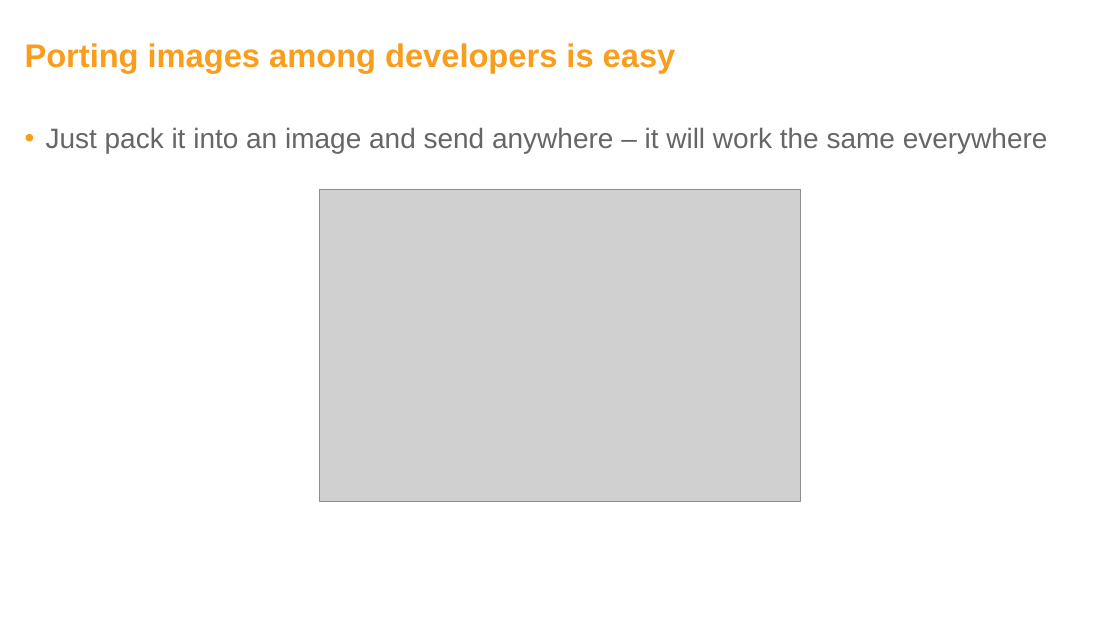
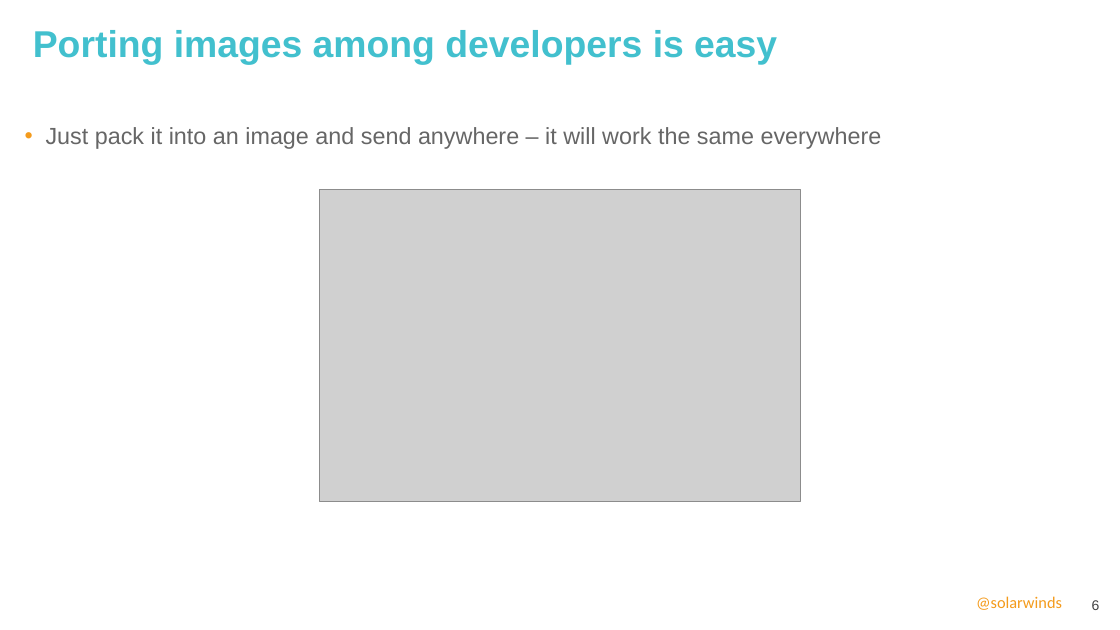
Before and after one commit to ivoklimsa/DockerVSB, a slide deck: slide 6 of ppt/DockerWorkshopVSB.pptx. Drawn at 1120x630 pixels with LibreOffice and Linux fonts; fonts in the diff are those of the drawing; grey boxes stand for pictures; background and template pictures are left out. Boxes give left, top, right and bottom in pixels: in the first picture for what was removed or moved away, otherwise in the second. Text is boxed around its words. In the diff, an @@ line names an element or a change of style, - is before the commit and + after.

Commit message:
Lab-2 Layers fix using different image ppt new template agenda tweak Dockerfile for example +gitignore

```diff
--- a/ppt/DockerWorkshopVSB.pptx
+++ b/ppt/DockerWorkshopVSB.pptx
@@ title "Porting images among developers is ...": place and size @@
-title "Porting images among developers is ..." at [25,43,676,73]
+title "Porting images among developers is ..." at [33,30,777,65]
@@ title "Porting images among developers is ..." at [33,30,777,65]: size 28 to 32 pt, text colour #F99D1C to #42C0CE @@
@@ text "Just pack it into an ..." at [46,127,882,149]: size 24 to 20 pt; more space between paragraphs; bullet colour #F99D1C to #F49B1C @@
@@ text added at [976,596,1062,610], 14 pt, text #F49B1C @@
+@solarwinds
@@ page number added at [1092,600,1100,610], 12 pt, text #434344 @@
+6
```
Also in this commit, not shown: 14 other slides changed, 1 slide added, 5 other files.
